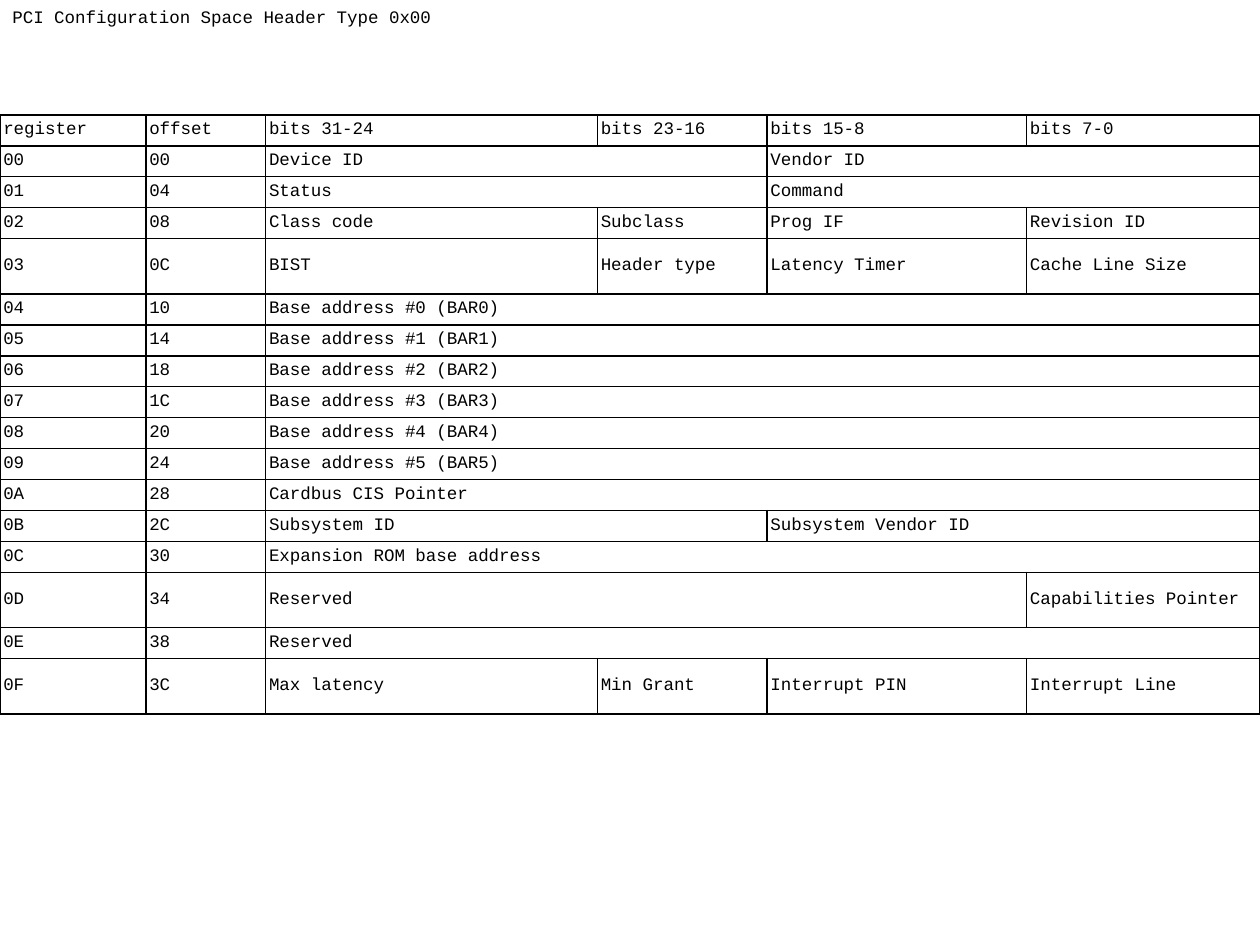
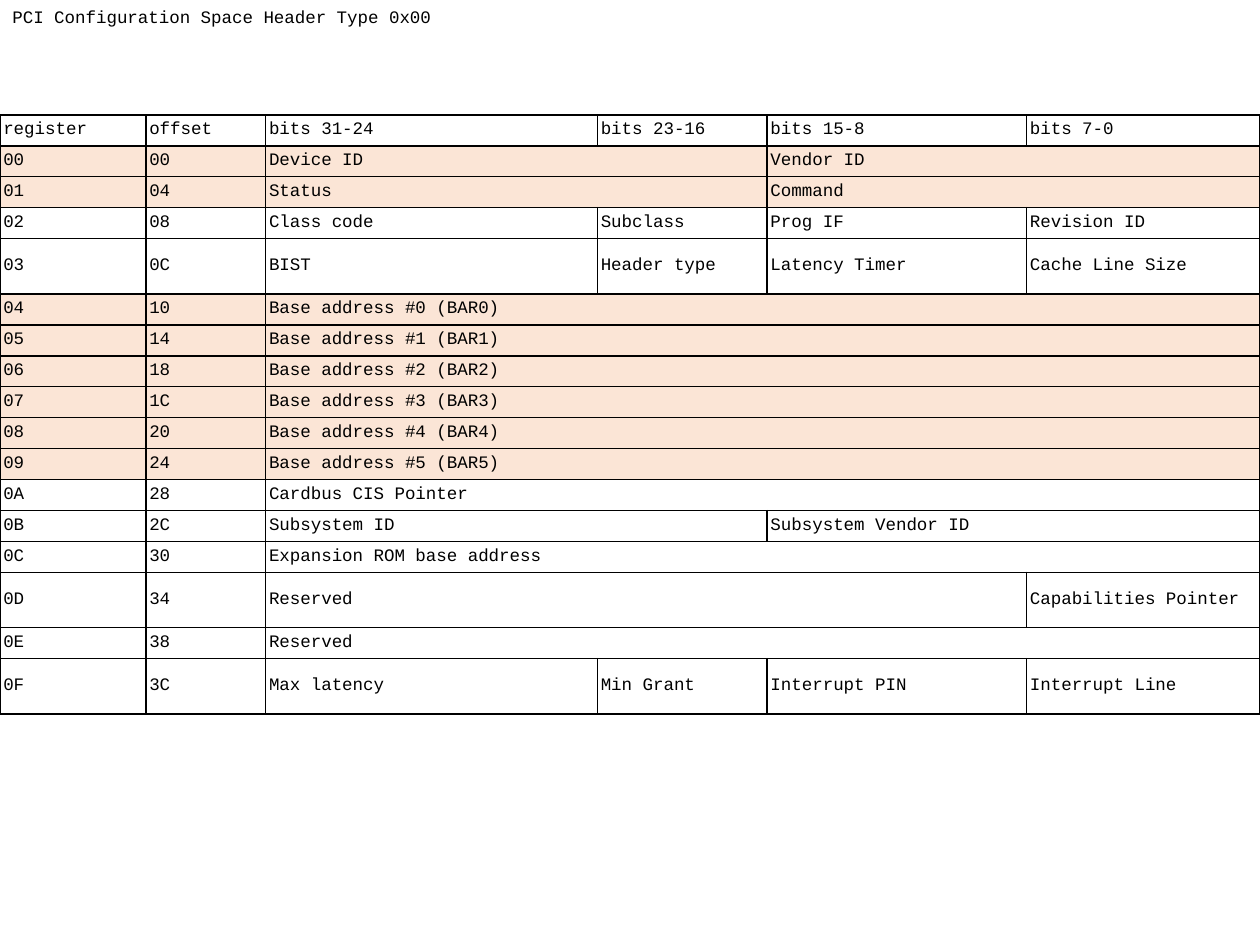
Before and after one commit to movetobe/xxx, a slide deck: slide 56 of xxx.pptx (slide 55 before the commit). Drawn at 1260x945 pixels with LibreOffice and Linux fonts; fonts in the diff are those of the drawing. Boxes give left, top, right and bottom in pixels: in the first picture for what was removed or moved away, otherwise in the second. Text is boxed around its words. In the diff, an @@ line names an element or a change of style, - is before the commit and + after.

```diff
--- a/xxx.pptx
+++ b/xxx.pptx
@@ table at [0, 115, 1260, 714] @@
@@ fill none to #FBE5D6 in 26 cells @@
```
Also in this commit, not shown: 3 other slides changed, 15 slides added, 3 other files.
